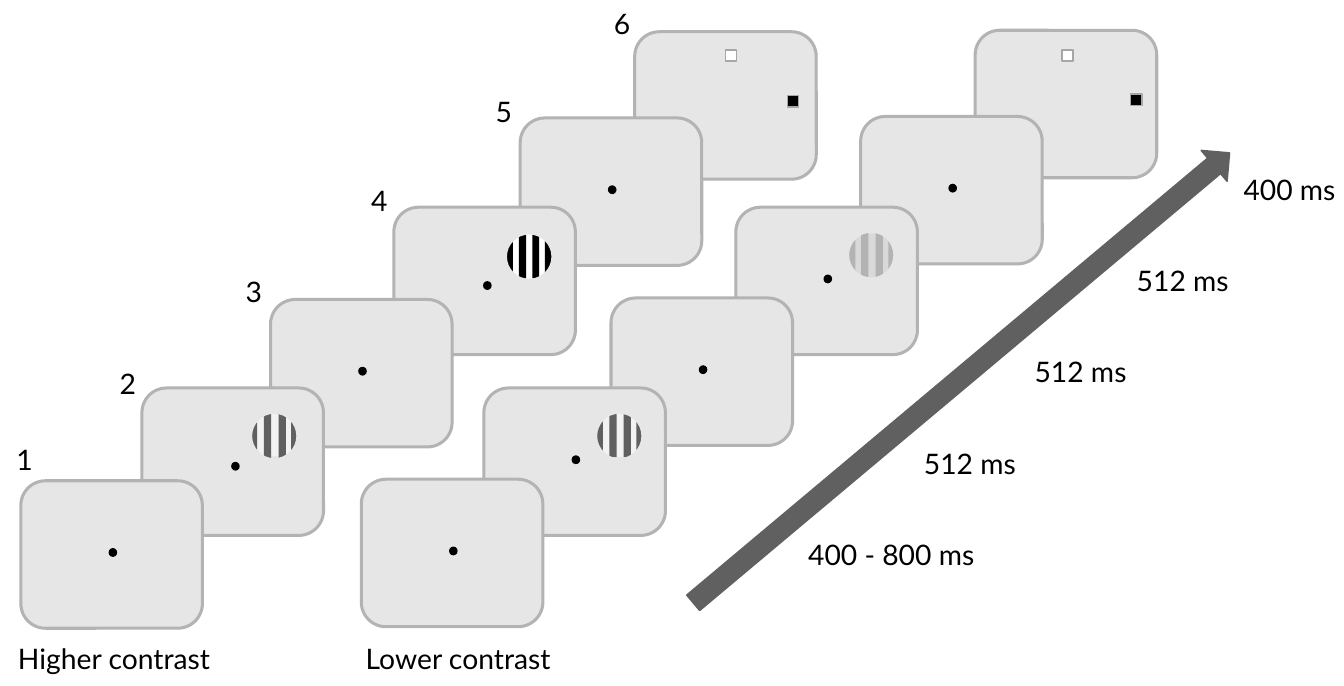
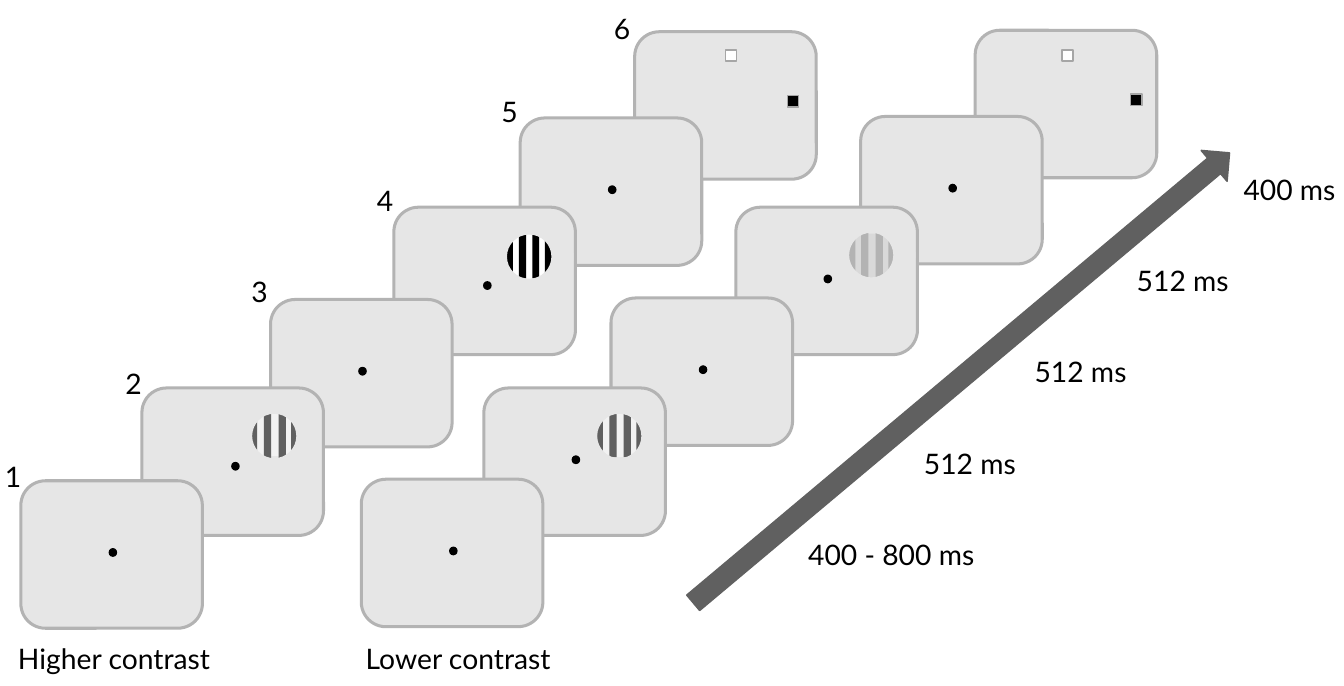
Before and after one commit to scottclowe/phd-thesis, a slide deck: slide 1 of Chapters/perceptual-learning/figs/task/PLtask1.odp. Drawn at 1344x686 pixels with LibreOffice and Linux fonts; fonts in the diff are those of the drawing. Boxes give left, top, right and bottom in pixels: in the first picture for what was removed or moved away, otherwise in the second. Text is boxed around its words. In the diff, an @@ line names an element or a change of style, - is before the commit and + after.

Commit message:
PL: PLtask1.odp fix number alignment

```diff
--- a/Chapters/perceptual-learning/figs/task/PLtask1.odp
+++ b/Chapters/perceptual-learning/figs/task/PLtask1.odp
@@ text "6": place and size @@
-text "6" at [614,13,630,35]
+text "6" at [614,18,630,40]
@@ 4 texts: place and size @@
-4 texts at [120,101,512,394]
+4 texts at [125,101,517,394]
@@ text "1": place and size @@
-text "1" at [16,449,32,470]
+text "1" at [5,466,21,487]
```
